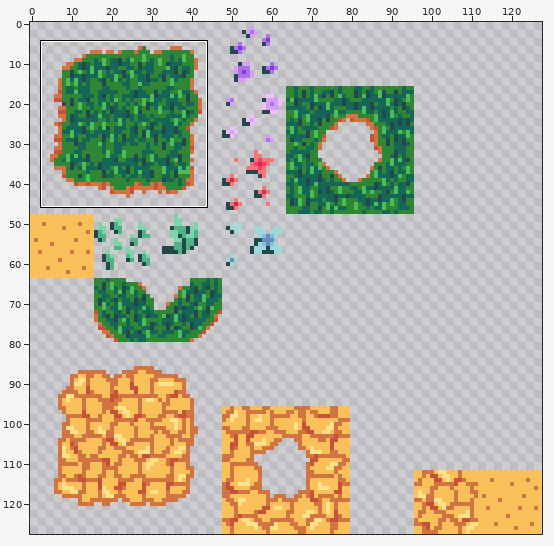
Sprite sheet -- Textures/tiles.png. The picture above shows the old version from afar; the outline marks the close-up.
Close-up. The starting point:
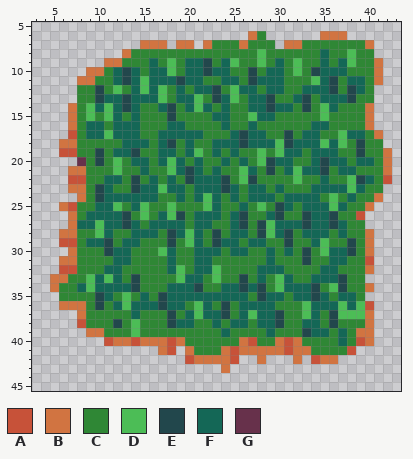
The file is 128x128 pixels. Shown: x 3..43, y 5..45. The commit also changed other parts of the picture, which this record leaves out.
Palette (. is transparent): A #c75239  B #d17441  C #2f8735  D #4cbd56  E #22474c  F #146756  G #67314b
Pixels before, first column x 5:
 6 ......................BC......BBB.....
 7 ..........BBB.BB.BCCCBCCC.BBCCCCCCCB..
 8 ........BCCCCCCCCCCCCCCDCCCCCCFCCDCC..
 9 ......BBCCCFCDCFFECFDCCDCFCDCCFCFDCCB.
10 ....BBCFEFCFFDCFFEFFCCECFFCDCEFFFCCCB.
11 ...BBCCFEFDFFFEFFCCFFCEFFFCCCDFECFFCB.
12 ...CCECDCFDFDCFCFFECDFFCFFCCFFFECEFC..
13 ...CCEFFEFFFDCFFDCEFDCFFECCFECFFFECC..
14 ..BCDFDFEFCCFECFDFCFCCFFEFFCECDFCCCB..
15 ..BCDCDFCFCCCECCCCFFCCDFFCCCCCDCCCCB..
16 ..BCFFCFFFCCCFFCCCCFCCFCCCCCCFFCCCCB..
17 ..ACFFDFFFCCFFFFFCCCFEFFCCECFFCCDFFCB.
18 .BBCCCCCFFFCFECFCCFFFEFFFDEFFFDFDCECC.
19 .AACCECFFECCFFCFDCFCFCCDCDFFCFFFCCECCB
20 ...GCECDCFFCFDFCFCCFCFCDEFFCCFEFFCFFCB
21 ..BBCCCDCCFCCDFEFCFCCDFCECFDFFECFFCCCB
22 ..AACCFFCECFCFCEFFFECDECCCCDCCFCCDEFCA
23 ..BBCEFCCEFFDFFCFFFEFCFFCFCCCFFFFDFCC.
24 ...BCEFFFFFFCCFCFDFCFCFFFCFFFFCDCFCCB.
25 .BACCFFDCFDCCDCCCDFCCFCDCEFCFFFDFCCB..
26 ..BCFFFFECDCFDECFFFCFECCFECCEFFECCA...
27 ..BFFDFFEFCFFFFCFFCCFECEDFFFEFFEFCC...
28 .BBCCDFCCFFFCEFDFCECFFCEDFECFFFCFCCB..
29 .AACFFECFFCCCECDFCEFFCFFCCECCFDCCECB..
30 ..BCCCEFFCCCDFCCFFFCFFCCFCFCECDFFECB..
31 .BBCCCCFFCCCCFCCFFCCCCCCFCCCECCFFCCA..
32 .AACCCFFCCCCCFDCFFDCCCCFFFCCCCFFCCCB..
33 BBCCDFDFCECCCCDFFCDCCECFCDFCCFFFECC...
34 BCCFDFFFFECCCFFFECCFFEFECDFFFECDECCB..
35 .CCCCEFCDCFCEFFFFFFFFFCEFFCFFEFCFFC...
36 .BBBCECFDFFFEFFCDFCECFFFFCCCDFFFDFDA..
37 ...BCCCCCFCCCECFDFFECFDFFECCDFCEDDDB..
38 ...ACCCECDCCCEFFCCFCFFCFFECCFFCECCCB..
39 ....BBCCCDCCCCCCCCCFCCCCFCCCEFFCFCBB..
40 ......ABBABBBABCCCCCCBACCBABCCCCFCAB..
41 ............BA.BCCCBABBBBBABBCCCCA....
42 ...............ABBBBA..B...B.ABB......
43 ...................B..................
Now the later version:
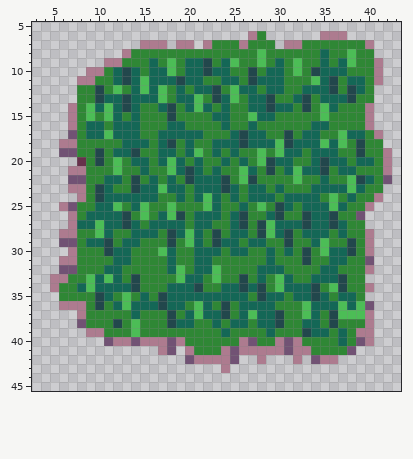
The exact change:
colour A: #c75239 -> #715274
colour B: #d17441 -> #ad7b8f
